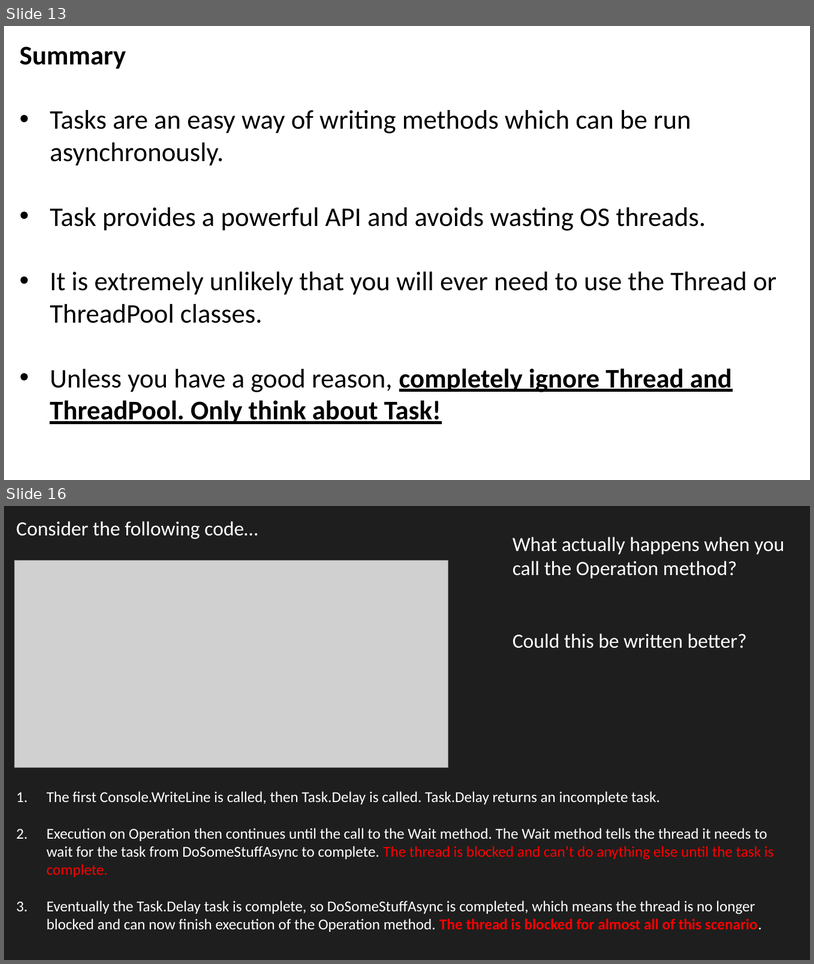
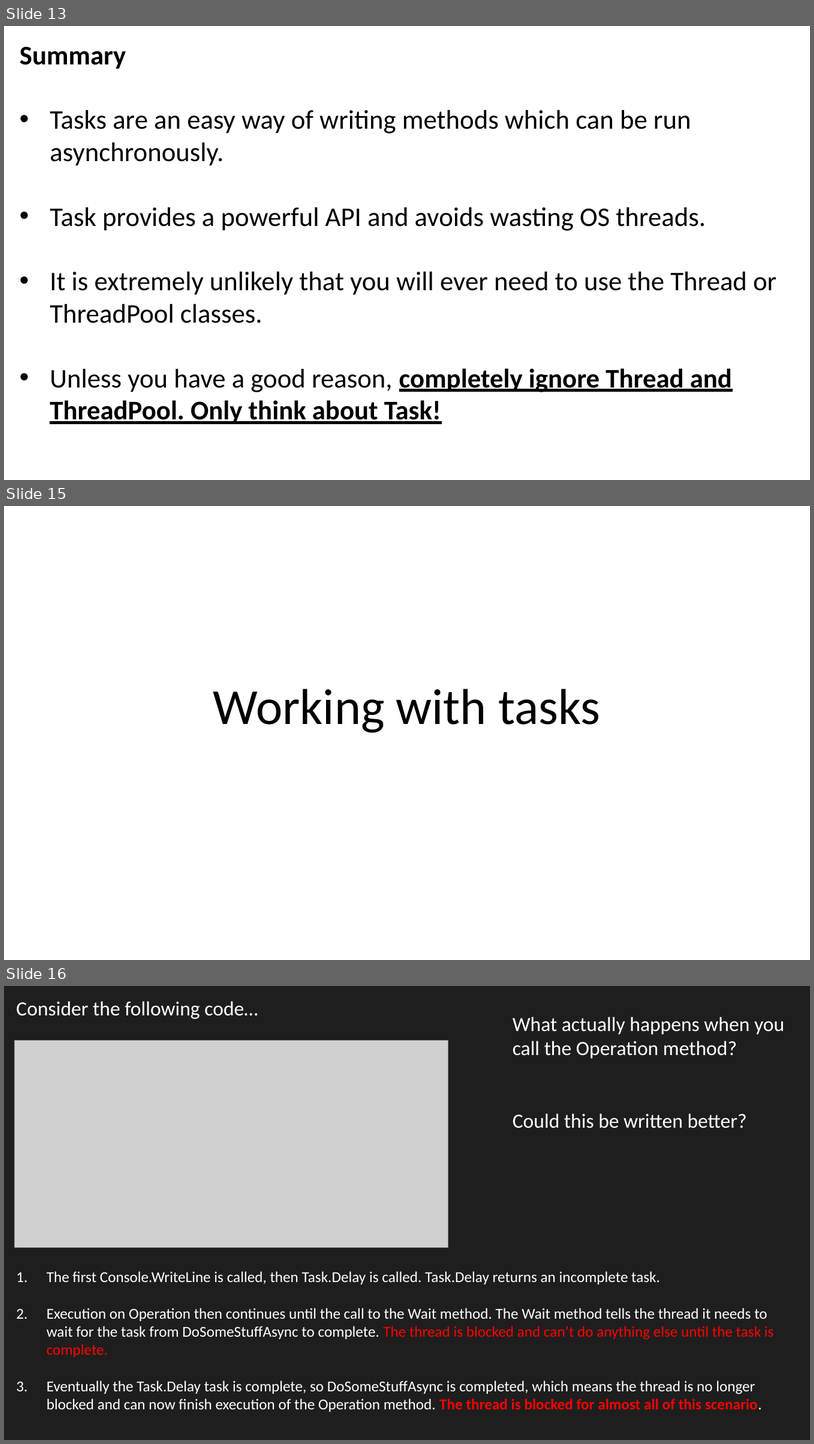
Before and after one commit to JoshKain/AsyncAwaitQuiz, a slide deck: Async and await presentation.pptx. Shown one above the other, each under a label of ours: slides 13 and 16 before the commit, slides 13, 15 and 16 after it; the slides between them are not shown. The pictures are 814x964 and 814x1444 pixels, drawn with LibreOffice and Linux fonts; fonts in the diff are those of the drawing; grey boxes stand for pictures. Boxes give left, top, right and bottom in pixels: in the first picture for what was removed or moved away, otherwise in the second. Text is boxed around its words. In the diff, an @@ line names an element or a change of style, - is before the commit and + after.

```diff
--- a/Async and await presentation.pptx
+++ b/Async and await presentation.pptx
@@ slide 15 added at (x1=4, y1=506, x2=810, y2=960), background #FFFFFF @@
@@ title added at (x1=213, y1=688, x2=601, y2=733), 60 pt, text #000000 @@
+Working with tasks
```
Also in this commit, not shown: 5 slides changed, 1 other file.
